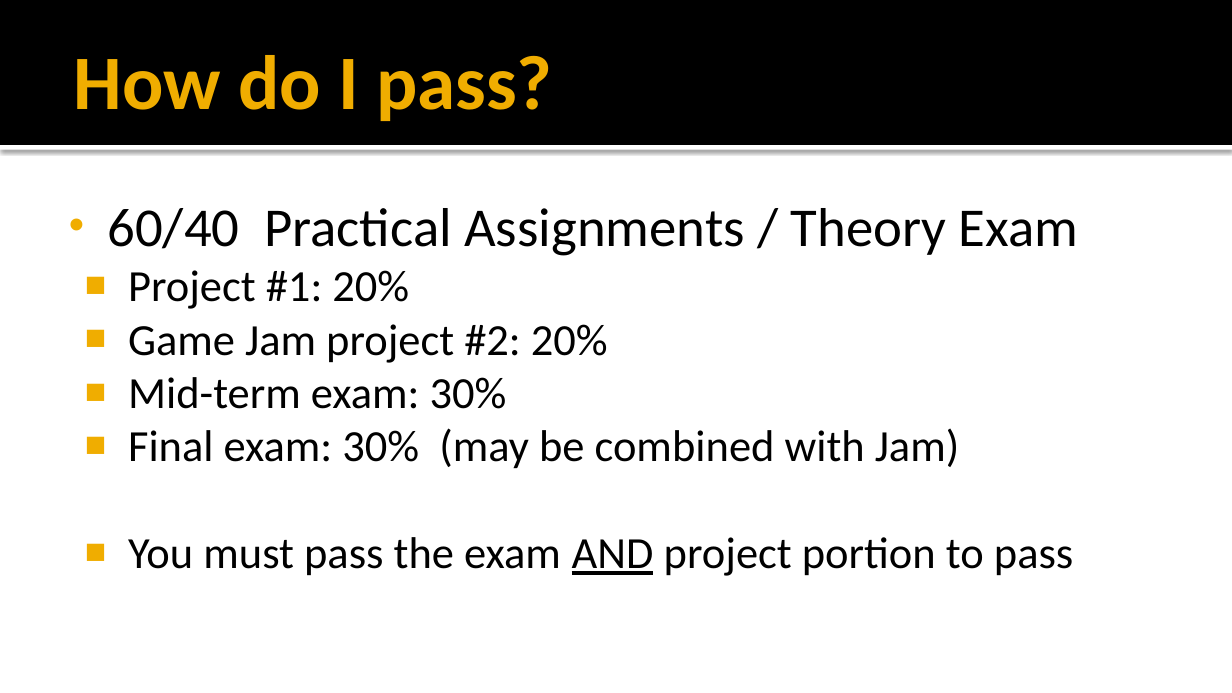
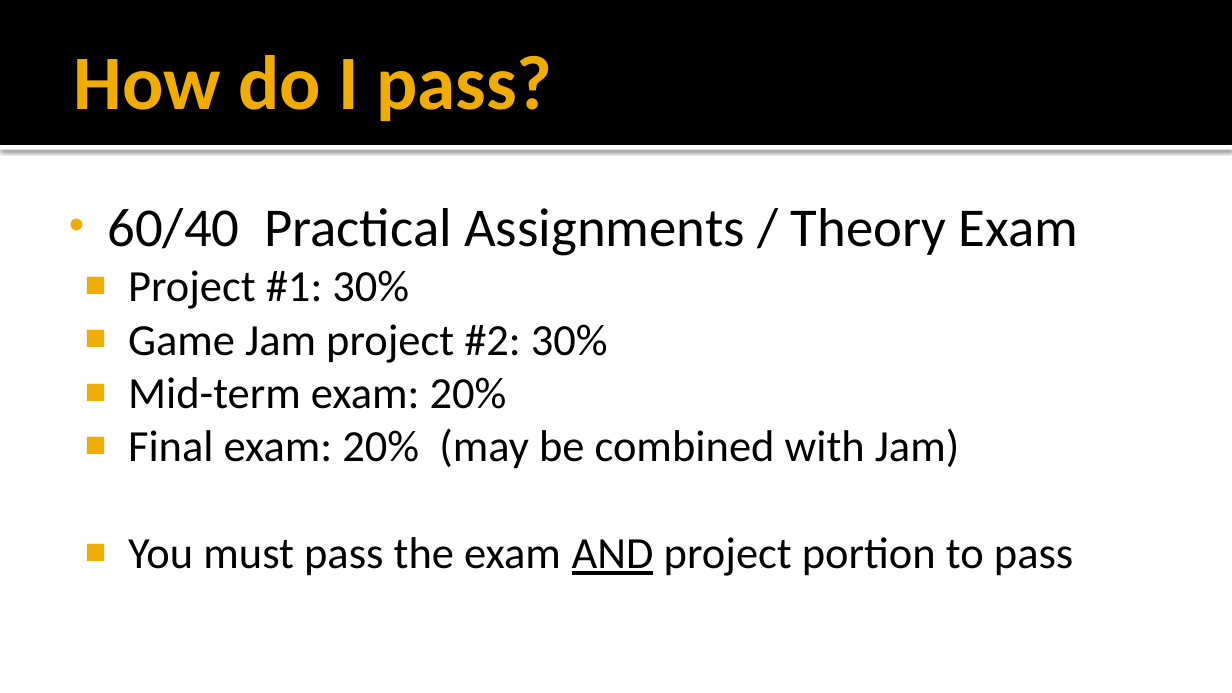
Before and after one commit to FeeneyCodes/GDP202223, a slide deck: slide 6 of INFO6020_Graphics_2/D2D/Week_01/6020_W23_W01D1_CourseIntro.pptx. Drawn at 1232x693 pixels with LibreOffice and Linux fonts; fonts in the diff are those of the drawing. Boxes give left, top, right and bottom in pixels: in the first picture for what was removed or moved away, otherwise in the second. Text is boxed around its words. In the diff, an @@ line names an element or a change of style, - is before the commit and + after.

```diff
--- a/INFO6020_Graphics_2/D2D/Week_01/6020_W23_W01D1_CourseIntro.pptx
+++ b/INFO6020_Graphics_2/D2D/Week_01/6020_W23_W01D1_CourseIntro.pptx
@@ text at bbox=[128, 270, 959, 469]: text changed @@
-■ Project #1: 20%
-■ Game Jam project #2: 20%
-■ Mid-term exam: 30%
-■ Final exam: 30% (may be combined with Jam)
+■ Project #1: 30%
+■ Game Jam project #2: 30%
+■ Mid-term exam: 20%
+■ Final exam: 20% (may be combined with Jam)
```
Also in this commit, not shown: 1 other slide changed, 5 other files.
